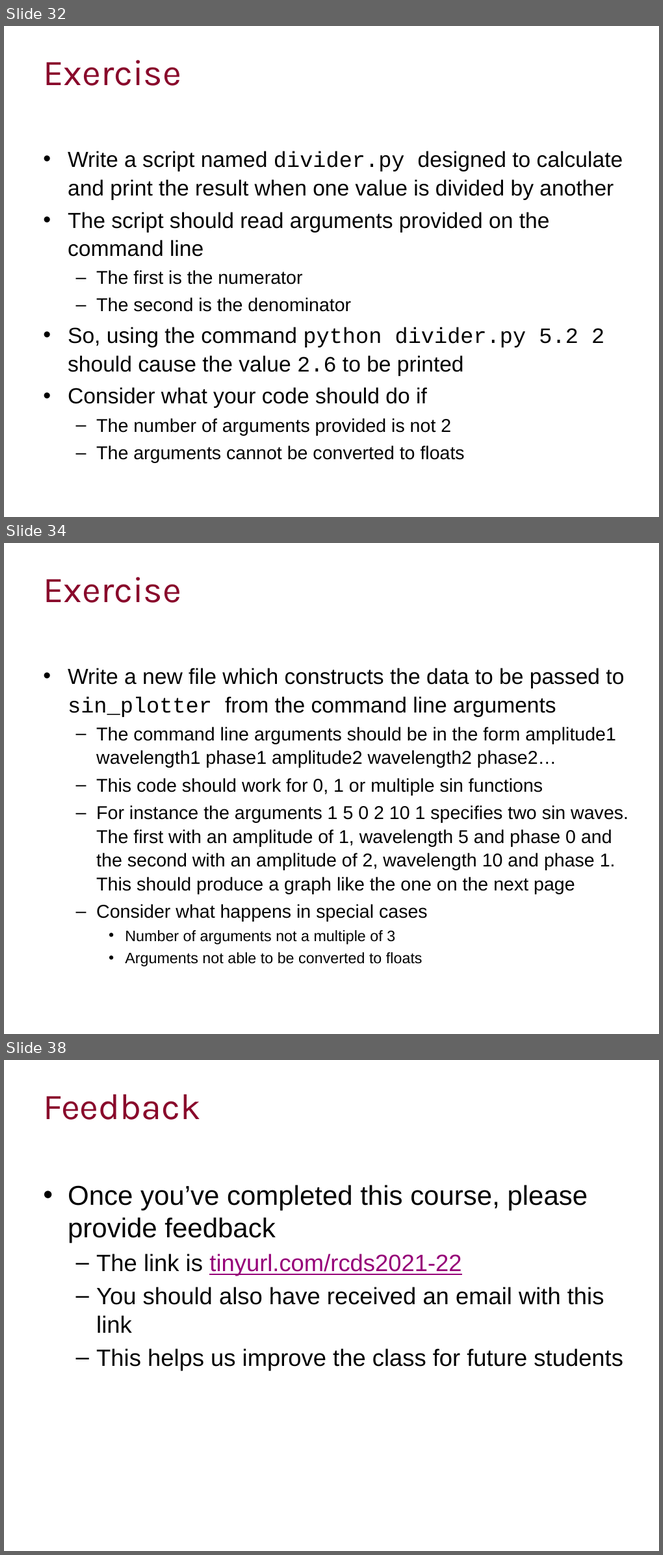
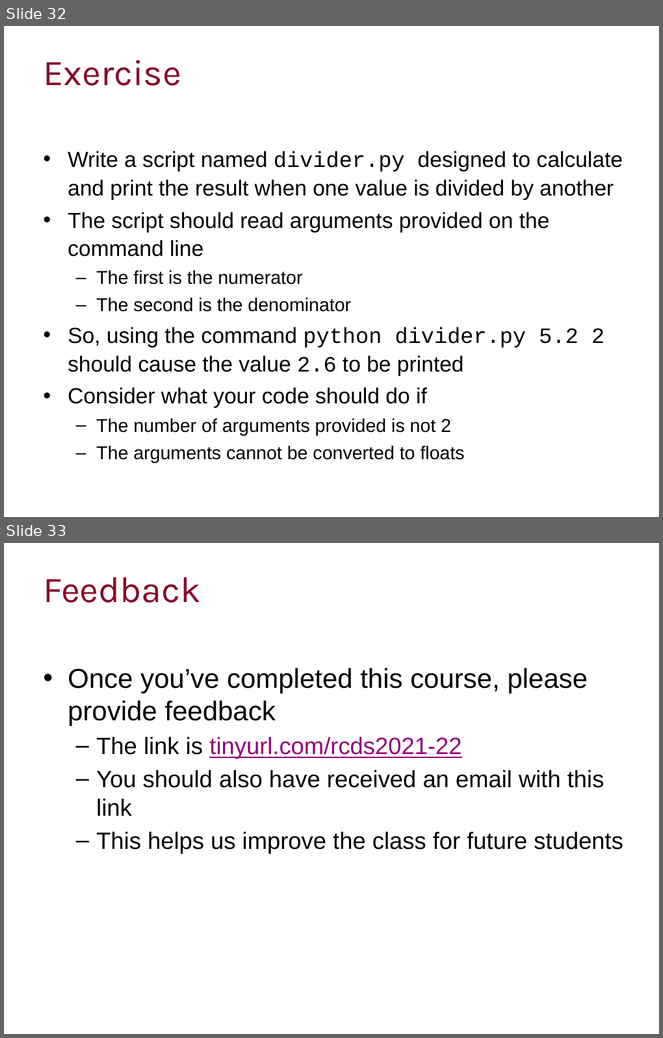
Before and after one commit to ImperialCollegeLondon/RCDS-managing-and-running-python-effectively, a slide deck: Managing and Running Python Effectively.pptx. Shown one above the other, each under a label of ours: slides 32, 34 and 38 before the commit, slides 32 and 33 after it; the slides between them are not shown. The pictures are 663x1555 and 663x1038 pixels, drawn with LibreOffice and Linux fonts; fonts in the diff are those of the drawing; background and template pictures are left out. Boxes give left, top, right and bottom in pixels: in the first picture for what was removed or moved away, otherwise in the second. Text is boxed around its words. In the diff, an @@ line names an element or a change of style, - is before the commit and + after.

Commit message:
Modified final exercise

```diff
--- a/Managing and Running Python Effectively.pptx
+++ b/Managing and Running Python Effectively.pptx
@@ slide 34 removed at box(4, 543, 659, 1034), background #FFFFFF @@
@@ title removed at box(43, 577, 181, 603) @@
-Exercise
@@ text removed at box(68, 668, 629, 967) @@
-• Write a new file which constructs the data to be passed to sin_plotter from the command line arguments
-  – The command line arguments should be in the form amplitude1 wavelength1 phase1 amplitude2 wavelength2 phase2…
-  – This code should work for 0, 1 or multiple sin functions
-  – For instance the arguments 1 5 0 2 10 1 specifies two sin waves. The first with an amplitude of 1, wavelength 5 and phase 0 and the second with an amplitude of 2, wavelength 10 and phase 1. This should produce a graph like the one on the next page
-  – Consider what happens in special cases
-    • Number of arguments not a multiple of 3
-    • Arguments not able to be converted to floats
@@ what was slide 38 is now slide 33 @@
```
Also in this commit, not shown: 4 other slides removed.
